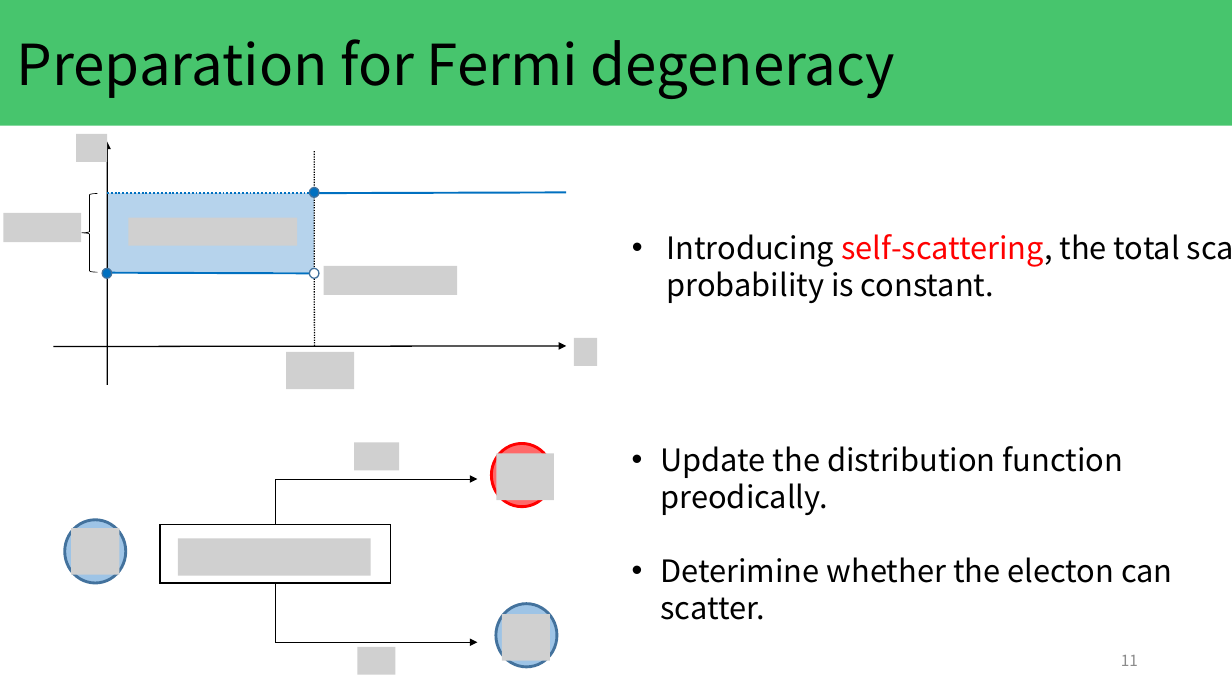
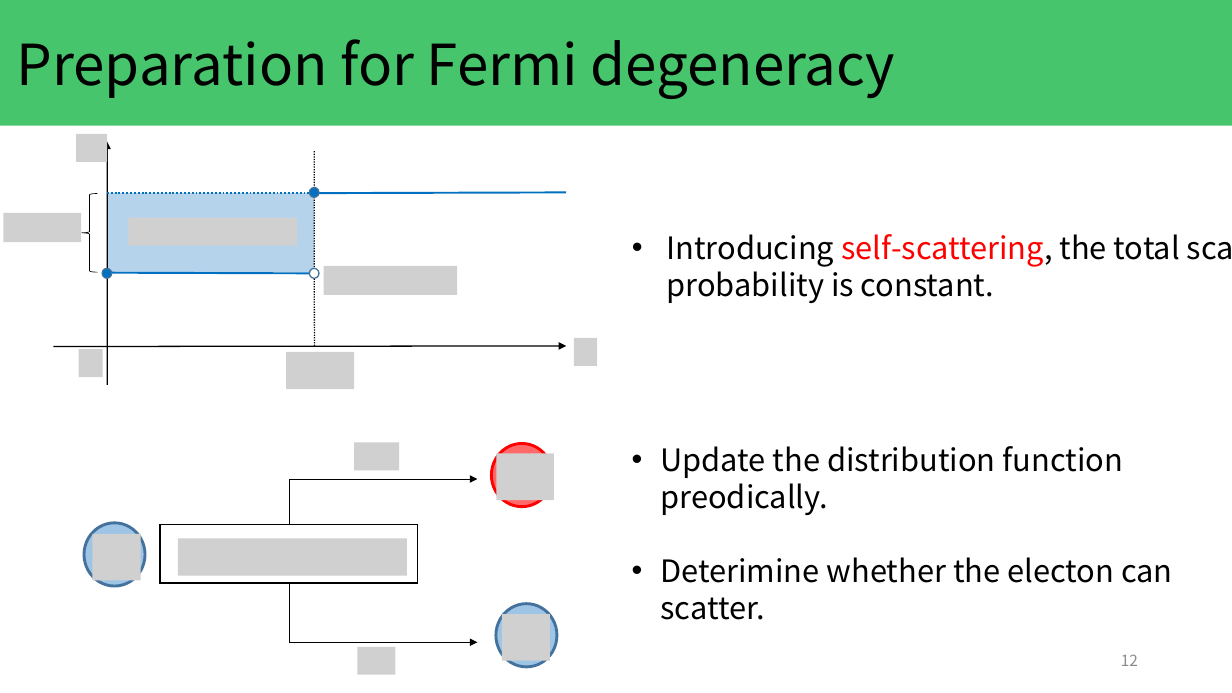
Before and after one commit to KeitoKubo/MonteCarlo-simulation-with-Fermi-degeneracy, a slide deck: slide 12 of presentation/kubo_20231129.pptx (slide 11 before the commit). Drawn at 1232x693 pixels with LibreOffice and Linux fonts; fonts in the diff are those of the drawing; grey boxes stand for pictures. Boxes give left, top, right and bottom in pixels: in the first picture for what was removed or moved away, otherwise in the second. Text is boxed around its words. In the diff, an @@ line names an element or a change of style, - is before the commit and + after.

```diff
--- a/presentation/kubo_20231129.pptx
+++ b/presentation/kubo_20231129.pptx
@@ picture added at bbox=[79, 349, 103, 377] @@
@@ elbow arrow moved from (275, 525) - (478, 479) to (289, 525) - (478, 479) @@
@@ ellipse: place and size @@
-ellipse at bbox=[65, 520, 126, 583]
+ellipse at bbox=[84, 523, 145, 586]
@@ picture: place and size @@
-picture at bbox=[71, 529, 119, 575]
+picture at bbox=[92, 534, 140, 580]
@@ rectangle: place and size @@
-rectangle at bbox=[160, 525, 390, 583]
+rectangle at bbox=[160, 525, 418, 583]
@@ picture: place and size @@
-picture at bbox=[177, 539, 371, 576]
+picture at bbox=[177, 539, 407, 576]
@@ elbow arrow moved from (275, 583) - (478, 642) to (289, 583) - (478, 642) @@
@@ page number at bbox=[1121, 654, 1138, 666]: text changed @@
-11
+12
```
Also in this commit, not shown: 3 other slides changed, 1 slide added, 1 other file.
